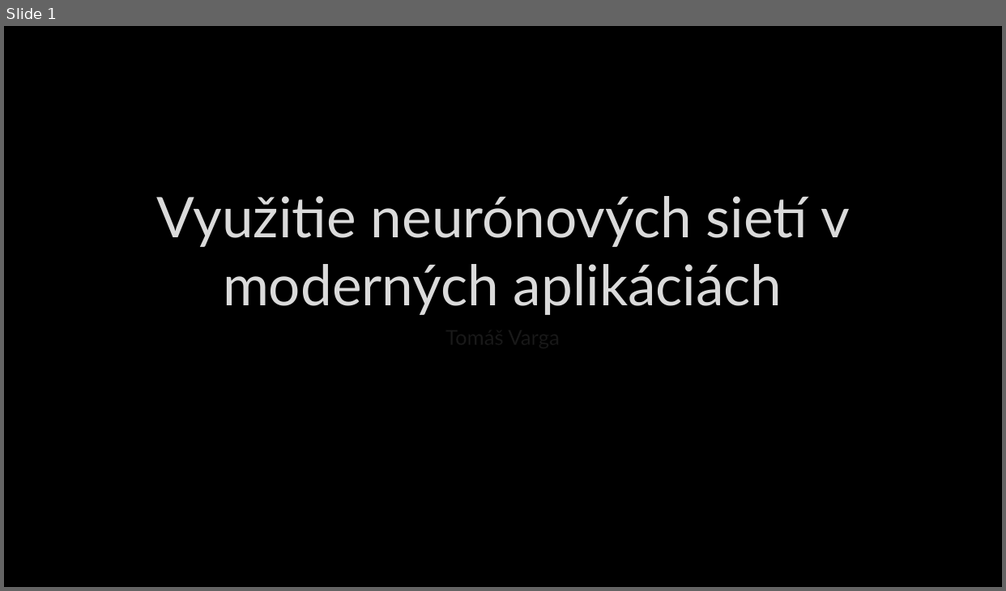
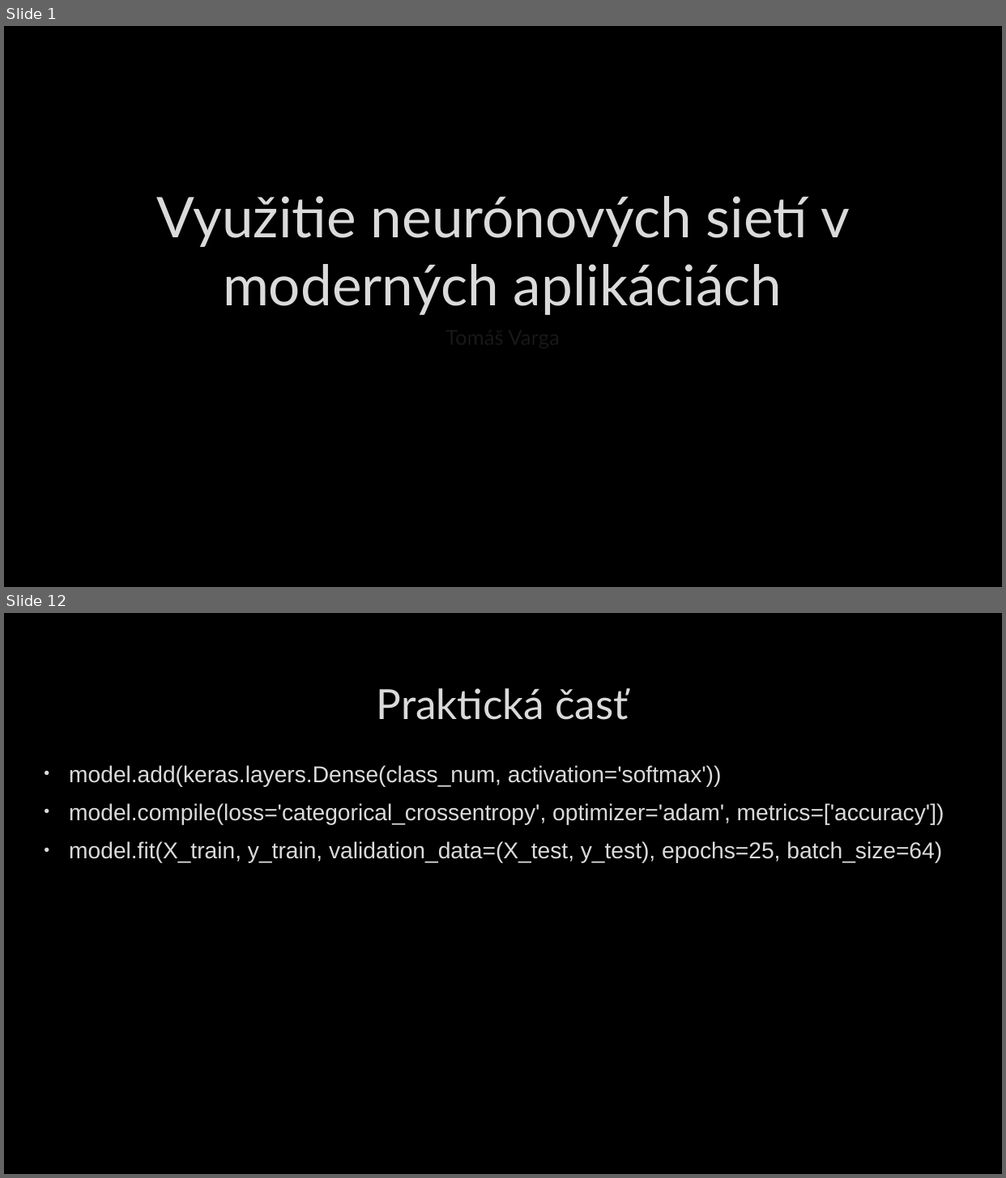
Before and after one commit to NinaKonecna/Archiv, a slide deck: SOČ/Prezentácia/SOČ-prezentacia-TV.pptx. Shown one above the other, each under a label of ours: slide 1 before the commit, slides 1 and 12 after it; the slides between them are not shown. The pictures are 1006x591 and 1006x1178 pixels, drawn with LibreOffice and Linux fonts; fonts in the diff are those of the drawing; background and template pictures are left out. Boxes give left, top, right and bottom in pixels: in the first picture for what was removed or moved away, otherwise in the second. Text is boxed around its words. In the diff, an @@ line names an element or a change of style, - is before the commit and + after.

```diff
--- a/SOČ/Prezentácia/SOČ-prezentacia-TV.pptx
+++ b/SOČ/Prezentácia/SOČ-prezentacia-TV.pptx
@@ slide 12 added at [4, 613, 1002, 1174], background picture (left out) @@
@@ title added at [377, 688, 629, 720], 40 pt, text #DADADA @@
+Praktická časť
@@ text added at [69, 765, 944, 863], 22 pt, text #DADADA @@
+• model.add(keras.layers.Dense(class_num, activation='softmax'))
+• model.compile(loss='categorical_crossentropy', optimizer='adam', metrics=['accuracy'])
+• model.fit(X_train, y_train, validation_data=(X_test, y_test), epochs=25, batch_size=64)
```
Also in this commit, not shown: 2 slides changed, 9 other slides added, 3 slides removed, 2 other files.
